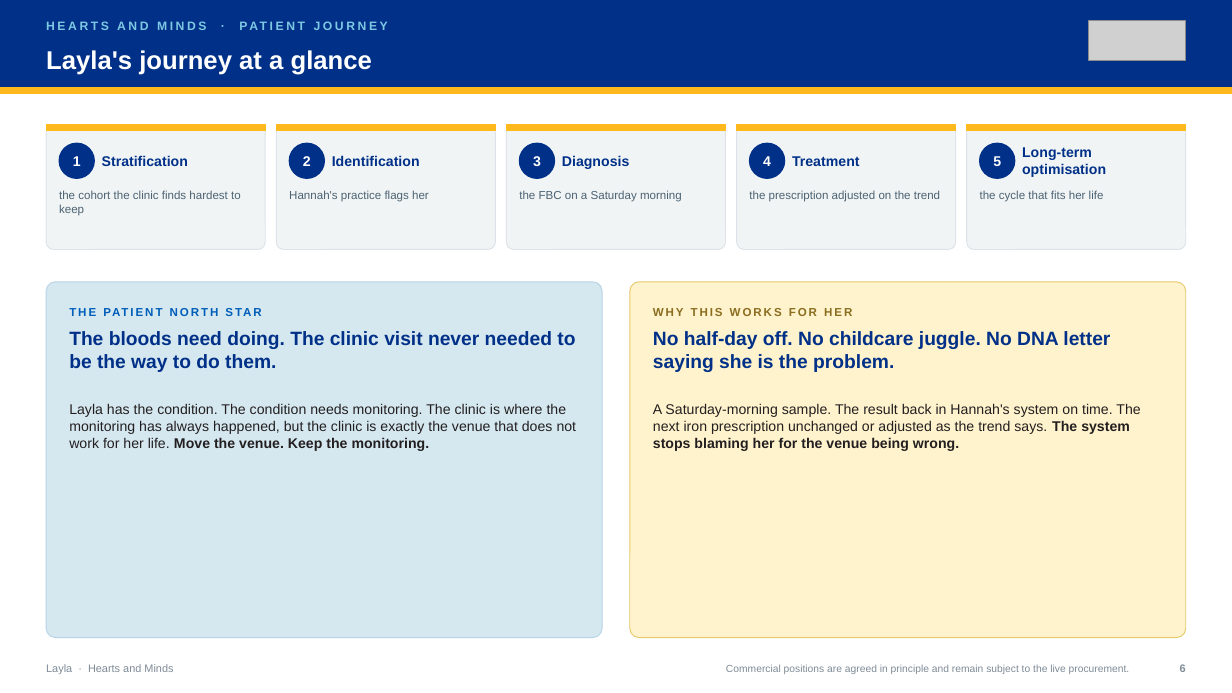
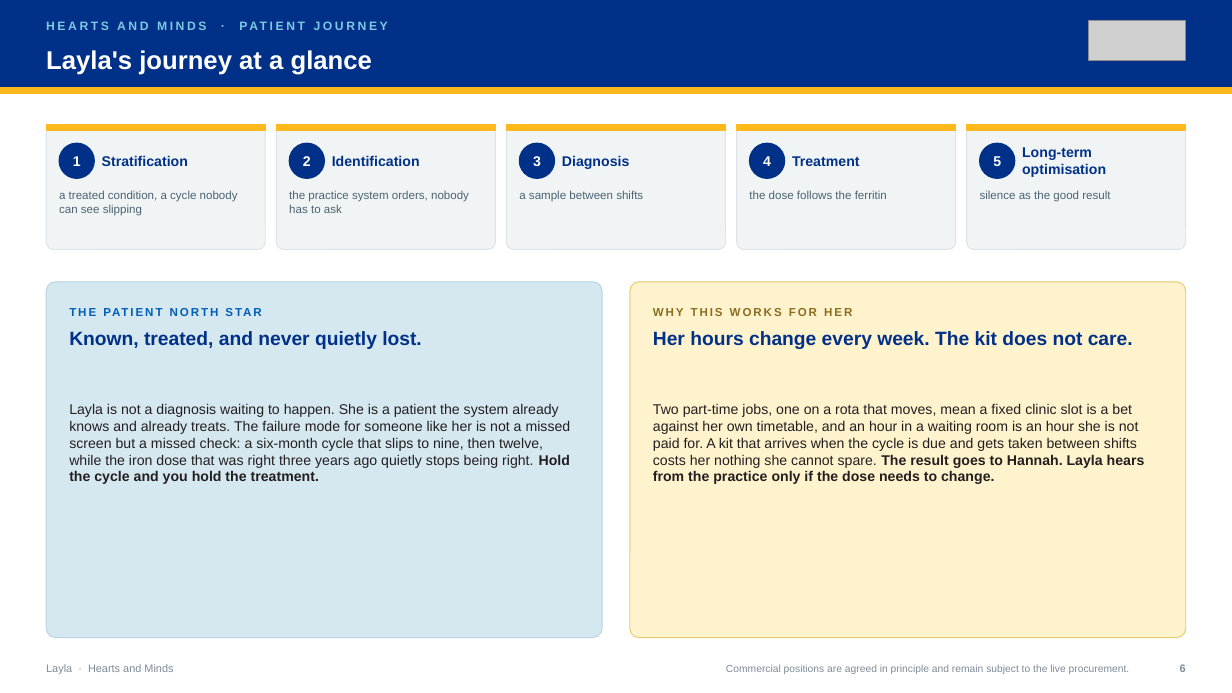
Before and after one commit to ScottEason1967/dtx-ecosystem, a slide deck: slide 6 of hearts-and-minds/journey-decks/hm-journey-overview-v1.pptx. Drawn at 1232x693 pixels with LibreOffice and Linux fonts; fonts in the diff are those of the drawing; grey boxes stand for pictures. Boxes give left, top, right and bottom in pixels: in the first picture for what was removed or moved away, otherwise in the second. Text is boxed around its words. In the diff, an @@ line names an element or a change of style, - is before the commit and + after.

```diff
--- a/hearts-and-minds/journey-decks/hm-journey-overview-v1.pptx
+++ b/hearts-and-minds/journey-decks/hm-journey-overview-v1.pptx
@@ text at <box>59,190,238,216</box>: text changed @@
-the cohort the clinic finds hardest to keep
+a treated condition, a cycle nobody can see slipping
@@ text at <box>289,190,469,213</box>: text changed @@
-Hannah's practice flags her
+the practice system orders, nobody has to ask
@@ text at <box>519,190,643,201</box>: text changed @@
-the FBC on a Saturday morning
+a sample between shifts
@@ text at <box>749,190,887,199</box>: text changed @@
-the prescription adjusted on the trend
+the dose follows the ferritin
@@ text at <box>980,190,1110,202</box>: text changed @@
-the cycle that fits her life
+silence as the good result
@@ text at <box>69,331,422,349</box>: text changed @@
-The bloods need doing. The clinic visit never needed to be the way to do them.
+Known, treated, and never quietly lost.
@@ text at <box>653,331,1133,349</box>: text changed @@
-No half-day off. No childcare juggle. No DNA letter saying she is the problem.
+Her hours change every week. The kit does not care.
@@ text at <box>69,403,571,484</box>: text changed @@
-Layla has the condition. The condition needs monitoring. The clinic is where the monitoring has always happened, but the clinic is exactly the venue that does not work for her life. Move the venue. Keep the monitoring.
+Layla is not a diagnosis waiting to happen. She is a patient the system already knows and already treats. The failure mode for someone like her is not a missed screen but a missed check: a six-month cycle that slips to nine, then twelve, while the iron dose that was right three years ago quietly stops being right. Hold the cycle and you hold the treatment.
@@ text at <box>653,403,1145,484</box>: text changed @@
-A Saturday-morning sample. The result back in Hannah's system on time. The next iron prescription unchanged or adjusted as the trend says. The system stops blaming her for the venue being wrong.
+Two part-time jobs, one on a rota that moves, mean a fixed clinic slot is a bet against her own timetable, and an hour in a waiting room is an hour she is not paid for. A kit that arrives when the cycle is due and gets taken between shifts costs her nothing she cannot spare. The result goes to Hannah. Layla hears from the practice only if the dose needs to change.
```
Also in this commit, not shown: 1 other slide changed, 25 other files.
